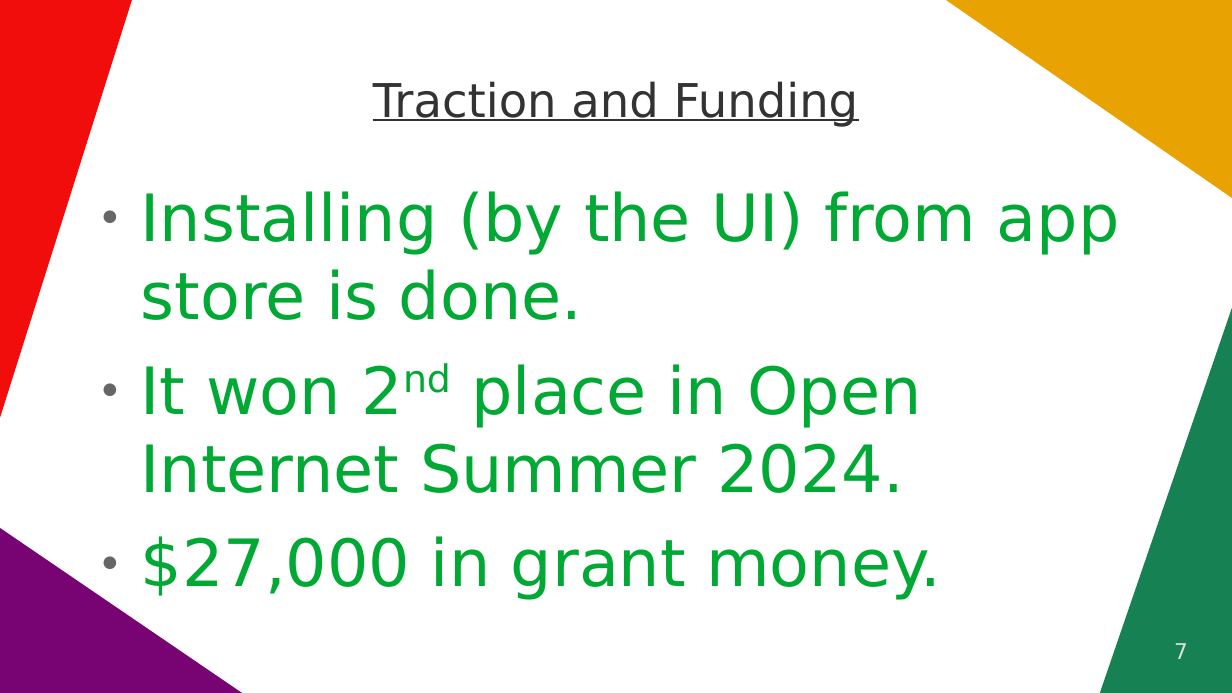
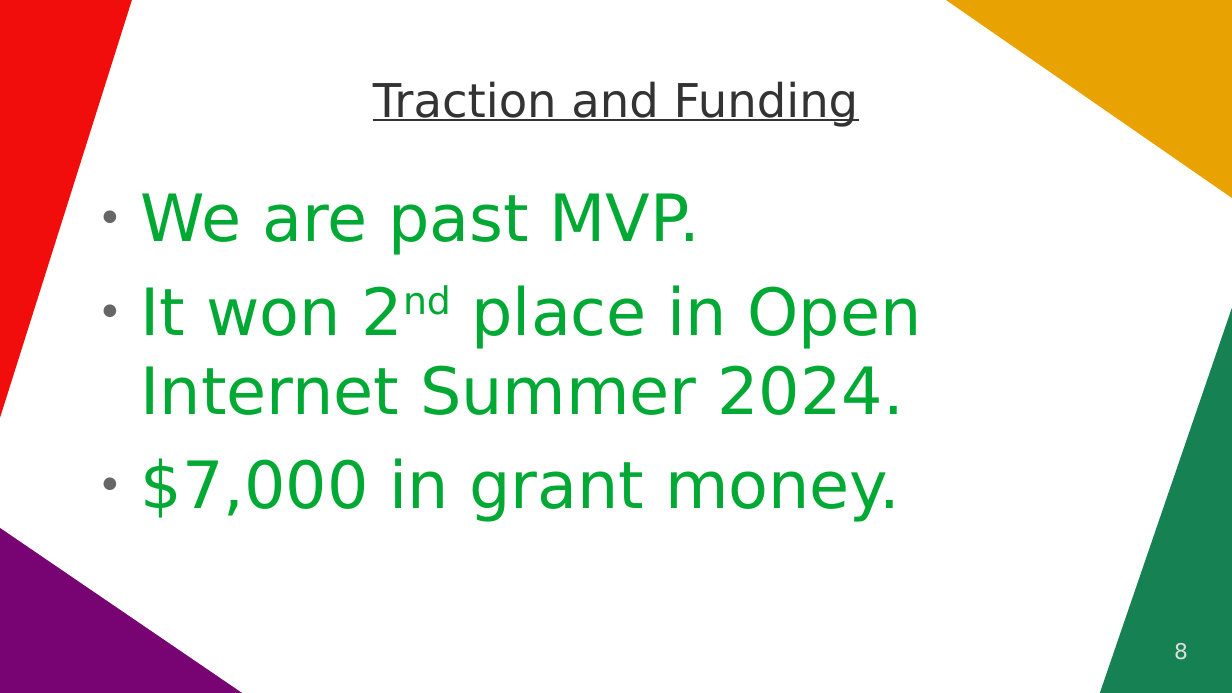
Before and after one commit to vporton/icp-package-manager, a slide deck: slide 8 of docs/long-pitchdeck.odp (slide 7 before the commit). Drawn at 1232x693 pixels with LibreOffice and Linux fonts; fonts in the diff are those of the drawing. Boxes give left, top, right and bottom in pixels: in the first picture for what was removed or moved away, otherwise in the second. Text is boxed around its words. In the diff, an @@ line names an element or a change of style, - is before the commit and + after.

```diff
--- a/docs/long-pitchdeck.odp
+++ b/docs/long-pitchdeck.odp
@@ text at <box>141,193,701,255</box>: text changed @@
-● Installing (by the UI) from app store is done.
+● We are past MVP.
@@ text at <box>141,458,900,522</box>: text changed @@
-● $27,000 in grant money.
+● $7,000 in grant money.
@@ page number at <box>1174,643,1188,660</box>: text changed @@
-7
+8
```
Also in this commit, not shown: 6 other slides changed, 5 slides added, 10 slides removed.
